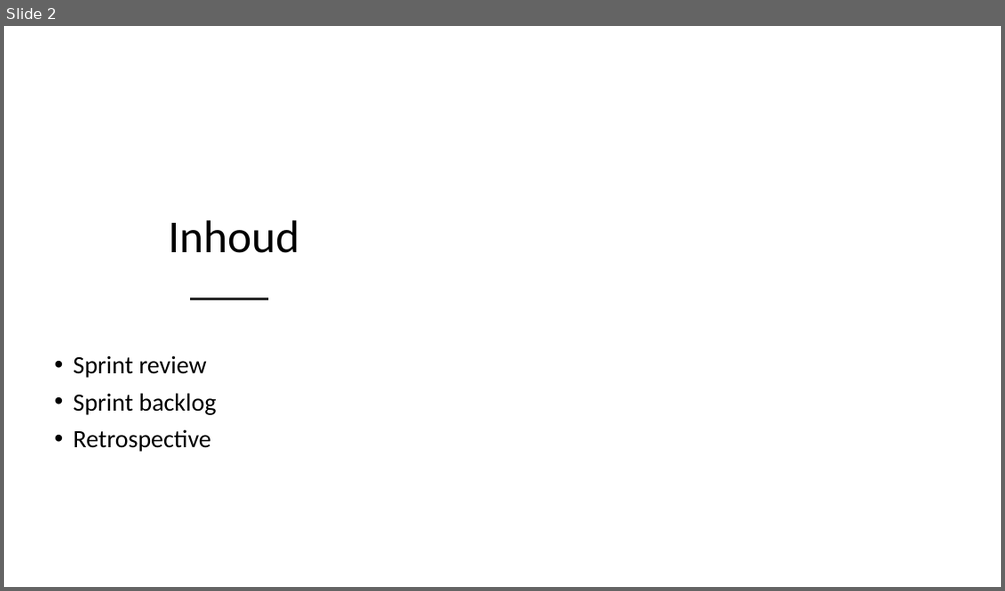
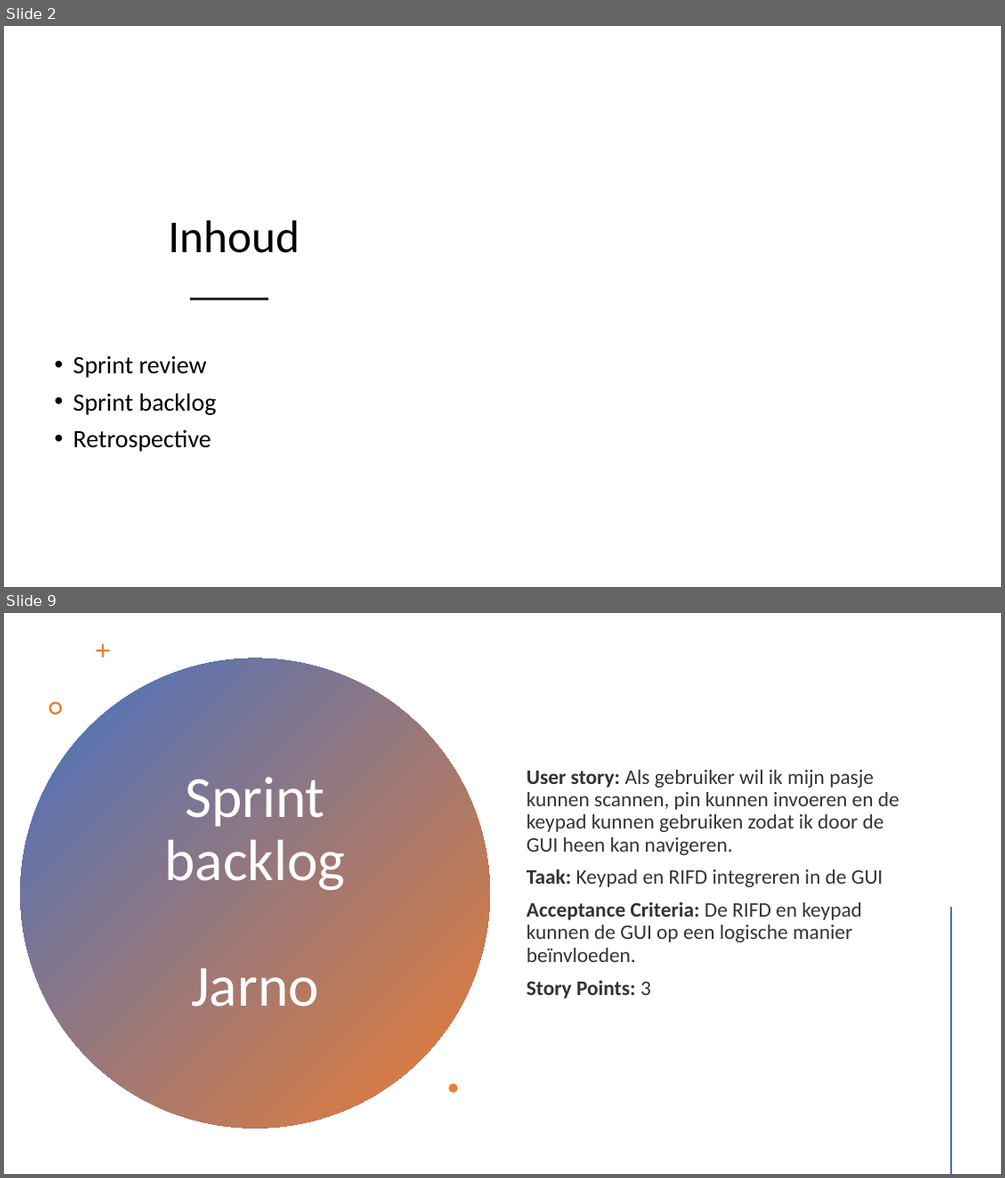
Before and after one commit to Sinjablo/Git-TINPRJ03-34, a slide deck: Presentaties/PresentatieSprint2.pptx. Shown one above the other, each under a label of ours: slide 2 before the commit, slides 2 and 9 after it; the slides between them are not shown. The pictures are 1005x591 and 1005x1178 pixels, drawn with LibreOffice and Linux fonts; fonts in the diff are those of the drawing; background and template pictures are left out. Boxes give left, top, right and bottom in pixels: in the first picture for what was removed or moved away, otherwise in the second. Text is boxed around its words. In the diff, an @@ line names an element or a change of style, - is before the commit and + after.

Commit message:
moest van jarno

```diff
--- a/Presentaties/PresentatieSprint2.pptx
+++ b/Presentaties/PresentatieSprint2.pptx
@@ slide 9 added at <box>4,613,1001,1174</box>, background #FFFFFF @@
@@ ellipse added at <box>20,658,490,1128</box>, fill gradient #4472C4 to #ED7D31 @@
@@ freeform shape added at <box>96,643,110,657</box>, fill #ED7D31 @@
@@ freeform shape added at <box>48,702,62,714</box>, fill #ED7D31 @@
@@ text added at <box>526,770,899,998</box>, 20 pt, text #000000 at 80% opacity @@
+User story: Als gebruiker wil ik mijn pasje kunnen scannen, pin kunnen invoeren en de keypad kunnen gebruiken zodat ik door de GUI heen kan navigeren.
+Taak: Keypad en RIFD integreren in de GUI
+Acceptance Criteria: De RIFD en keypad kunnen de GUI op een logische manier beïnvloeden.
+Story Points: 3
@@ title added at <box>164,777,345,1006</box>, 56 pt, text #FFFFFF @@
+Sprint backlog
+Jarno
@@ line added from (952, 908) to (952, 1173), #ED7D31 2 pt @@
@@ freeform shape added at <box>449,1083,458,1093</box>, fill #ED7D31 @@
```
Also in this commit, not shown: 9 other slides added, 3 slides removed, 2 other files.
